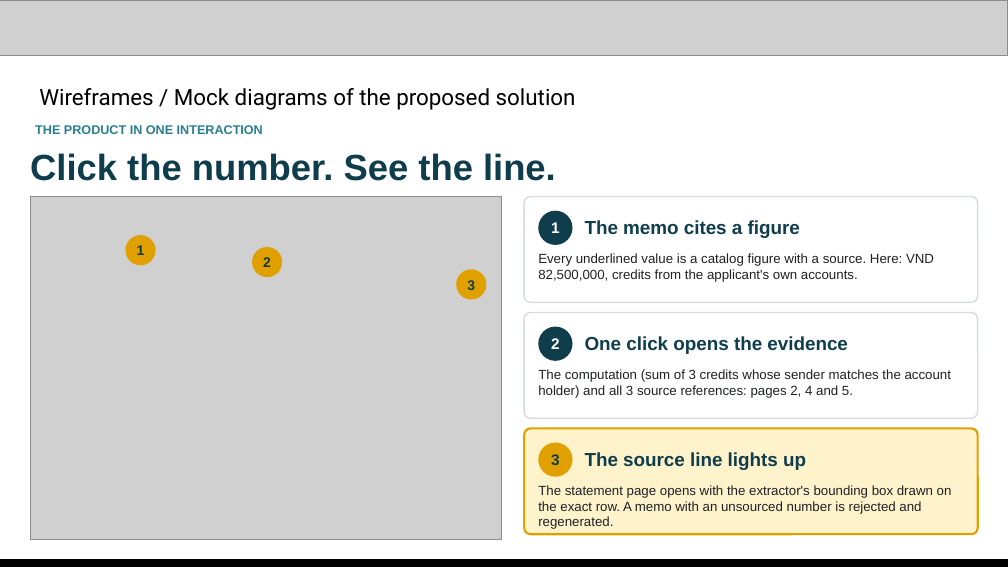
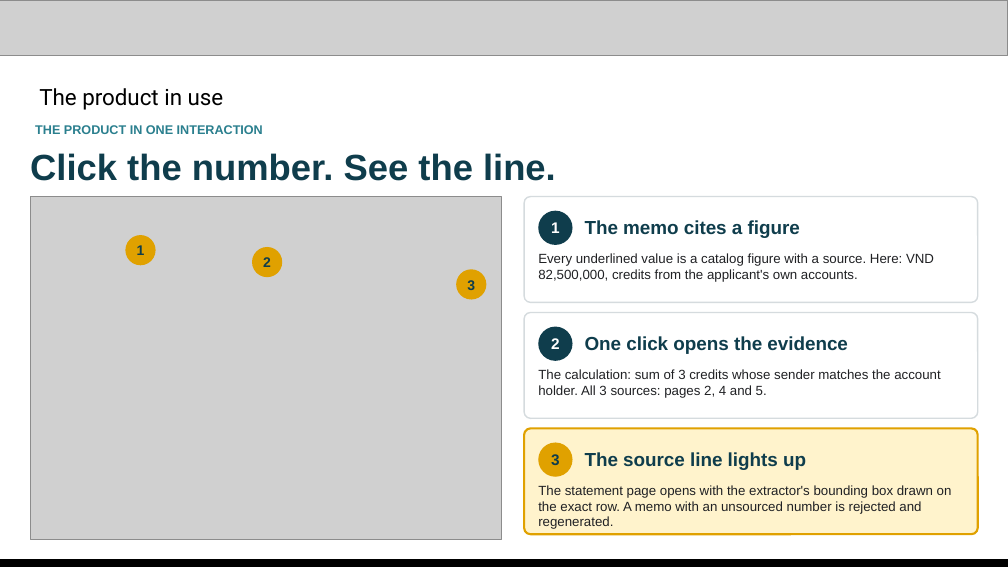
Before and after one commit to changhyeonnam/ghack, a slide deck: slide 7 of presentation/LedgerLens_AI_Builder_Cup_Submission.pptx. Drawn at 1008x567 pixels with LibreOffice and Linux fonts; fonts in the diff are those of the drawing; grey boxes stand for pictures. Boxes give left, top, right and bottom in pixels: in the first picture for what was removed or moved away, otherwise in the second. Text is boxed around its words. In the diff, an @@ line names an element or a change of style, - is before the commit and + after.

Commit message:
Copy edit README and deck text; strip image metadata; budget cap wording
- README and deck copy reads more naturally; numbers, names, URLs and code unchanged.
- Remove embedded tool metadata from screenshot and diagram images (pixels unchanged).
- Tech slide: the USD cap is shared by all instances (persisted), not per process.

```diff
--- a/presentation/LedgerLens_AI_Builder_Cup_Submission.pptx
+++ b/presentation/LedgerLens_AI_Builder_Cup_Submission.pptx
@@ text at box(39, 88, 224, 110): text changed @@
-Wireframes / Mock diagrams of the proposed solution
+The product in use
@@ text at box(538, 369, 940, 398): text changed @@
-The computation (sum of 3 credits whose sender matches the account holder) and all 3 source references: pages 2, 4 and 5.
+The calculation: sum of 3 credits whose sender matches the account holder. All 3 sources: pages 2, 4 and 5.
```
Also in this commit, not shown: 12 other slides changed, 15 other files.
